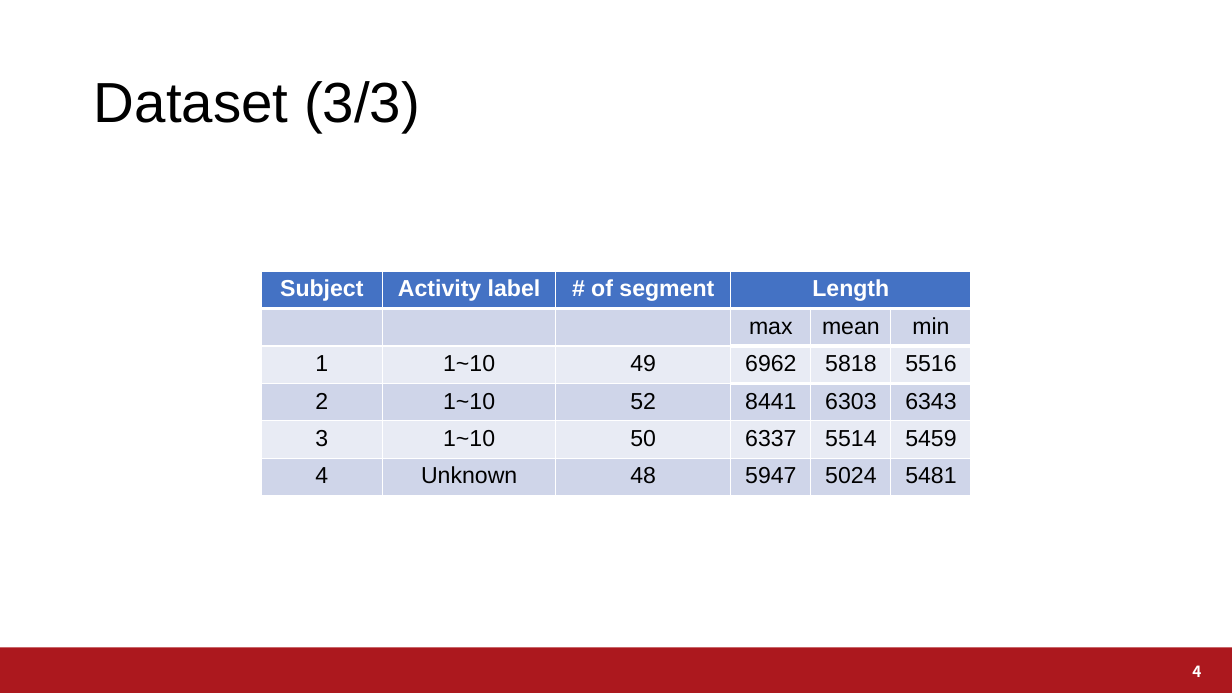
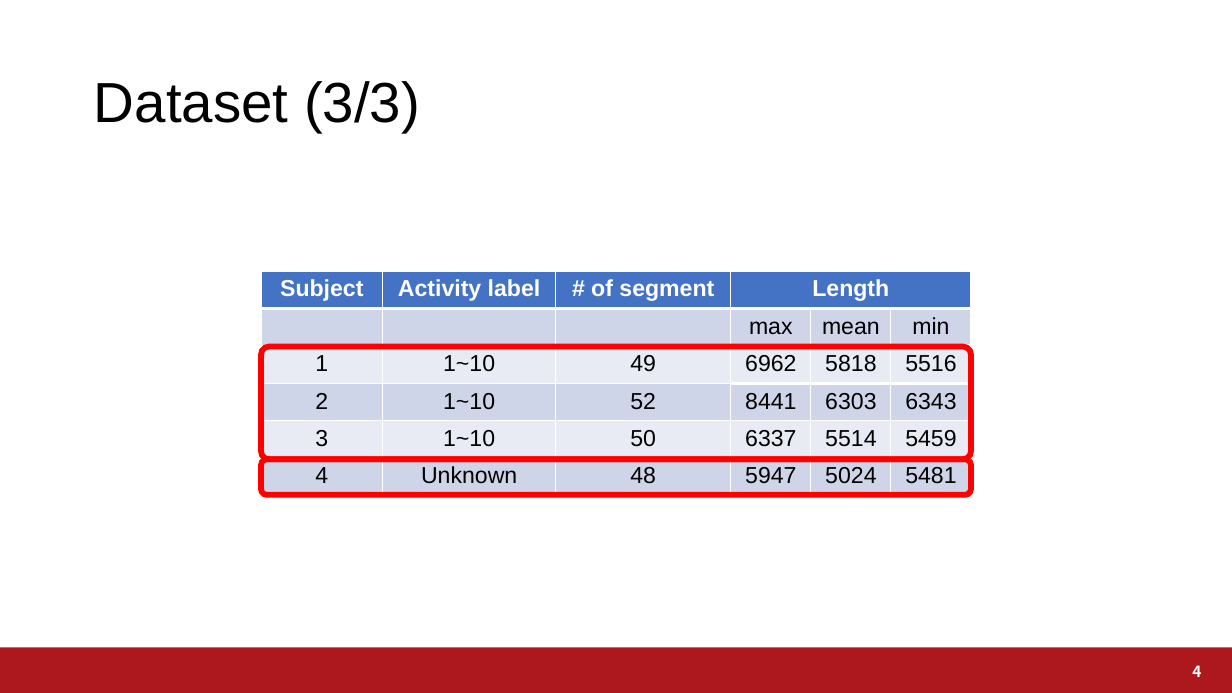
Before and after one commit to a2h1r0/lab, a slide deck: slide 4 of paper/ABC2021BentoChallenge/ABC2021.pptx. Drawn at 1232x693 pixels with LibreOffice and Linux fonts; fonts in the diff are those of the drawing; background and template pictures are left out. Boxes give left, top, right and bottom in pixels: in the first picture for what was removed or moved away, otherwise in the second. Text is boxed around its words. In the diff, an @@ line names an element or a change of style, - is before the commit and + after.

```diff
--- a/paper/ABC2021BentoChallenge/ABC2021.pptx
+++ b/paper/ABC2021BentoChallenge/ABC2021.pptx
@@ rounded rectangle added at box(261, 347, 970, 459), outline #FF0000 4.5 pt @@
@@ rounded rectangle added at box(261, 459, 970, 494), outline #FF0000 4.5 pt @@
```
Also in this commit, not shown: 1 other slide changed.
